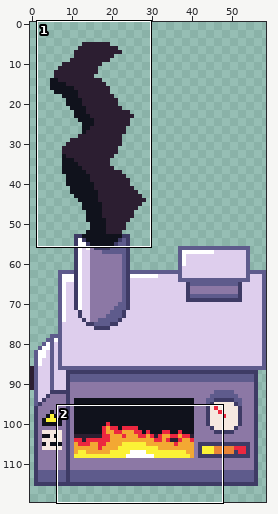
A sprite sheet gets an edit: Incinerator/Incinerator8.png. Above: a wide view before the commit, with the close-up outlined.
Close-up. First the earlier version:
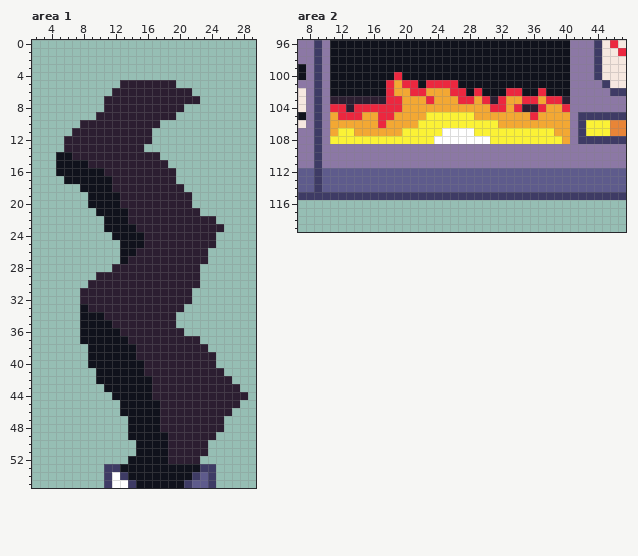
The file is 59x124 pixels. Shown: area 1: x 2..29, y 0..55; area 2: x 7..47, y 96..119. The wide view leaves out empty margins.
And afterwards:
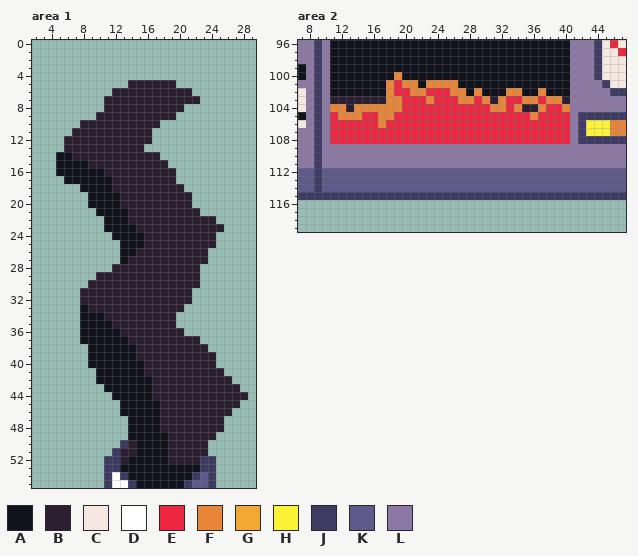
Palette (. is transparent): A #10121c  B #2c1e31  C #f6e8e0  D #ffffff  E #ec273f  F #e98537  G #f3a833  H #fbf236  J #3e3b65  K #5e5b8c  L #8c78a5
From old to new:
Area 1:
y 5: x 13 B -> .
y 50: x 13..14 .. -> JB
y 51: x 12..14 ... -> JBB
y 52: x 11..13 ... -> JJB; x 23..24 .. -> JJ
Area 2:
y 100: x 19 E -> F
y 101: x 18..21 EGEE -> FEFF; x 23..26 EEEE -> FFFF
y 102: x 18..27 EGGEEGGGEE -> FEEFFEEEFF; x 29 E -> F; x 33..34 EE -> FF; x 37 E -> F
y 103: x 18..30 EEGGGEGGGEEGE -> FFEEEFEEEFFEF; x 32..39 EGGEEGEE -> FEEFFEFF
y 104: x 11..12 EE -> FF; x 14..34 EEEEEEGGGGGGGGGGGEEGE -> FFFFFFEEEEEEEEEEEFFEF; x 37..40 EGGE -> FEEF
y 105: x 11..40 GEEEGGEEGGGGHHHHHHGGGGGGGEGGGG -> EFFFEEFFEEEEEEEEEEEEEEEEEFEEEE
y 106: x 11..40 GGGGGGEGGGGHHHHHHHHHHGGGGGGGGG -> EEEEEEFEEEEEEEEEEEEEEEEEEEEEEE
y 107: x 11..40 GHHGGGGGGHHHHHDDDDHHHHHHHHHHGG -> EEEEEEEEEEEEEEEEEEEEEEEEEEEEEE
y 108: x 11..40 HHHHHHHHHHHHHDDDDDDDHHHHHHHHHG -> EEEEEEEEEEEEEEEEEEEEEEEEEEEEEE
